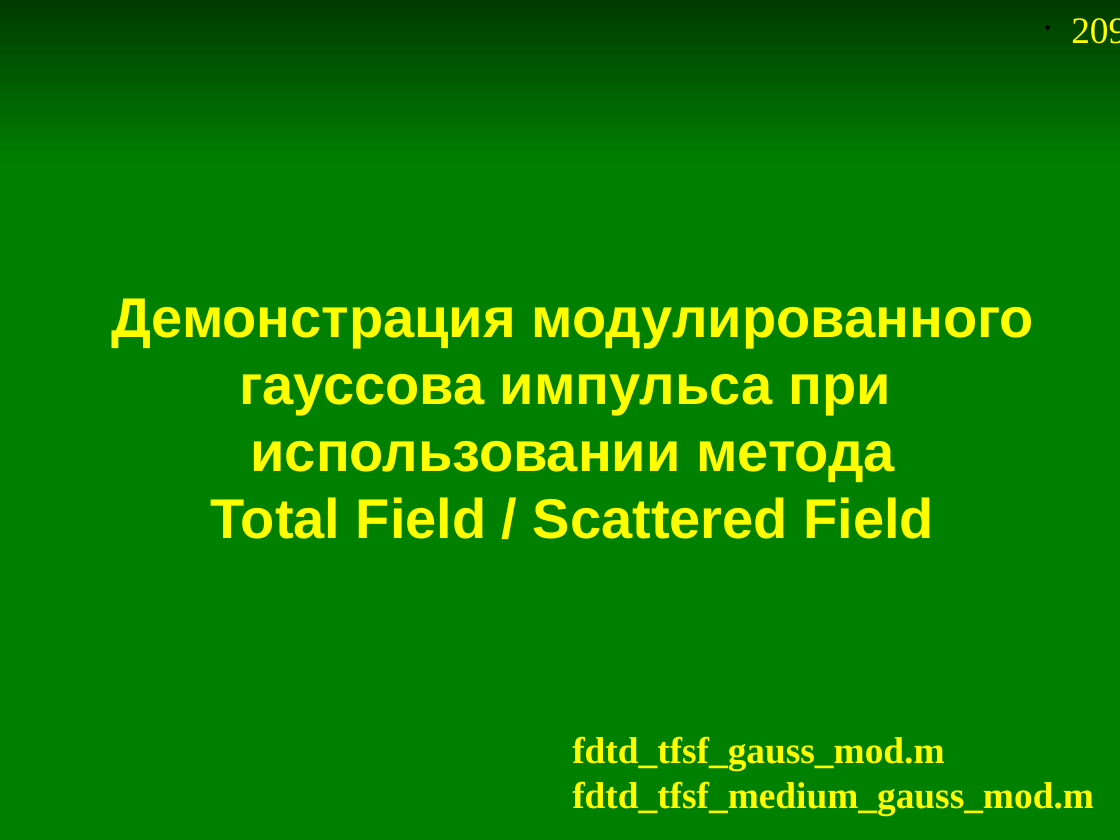
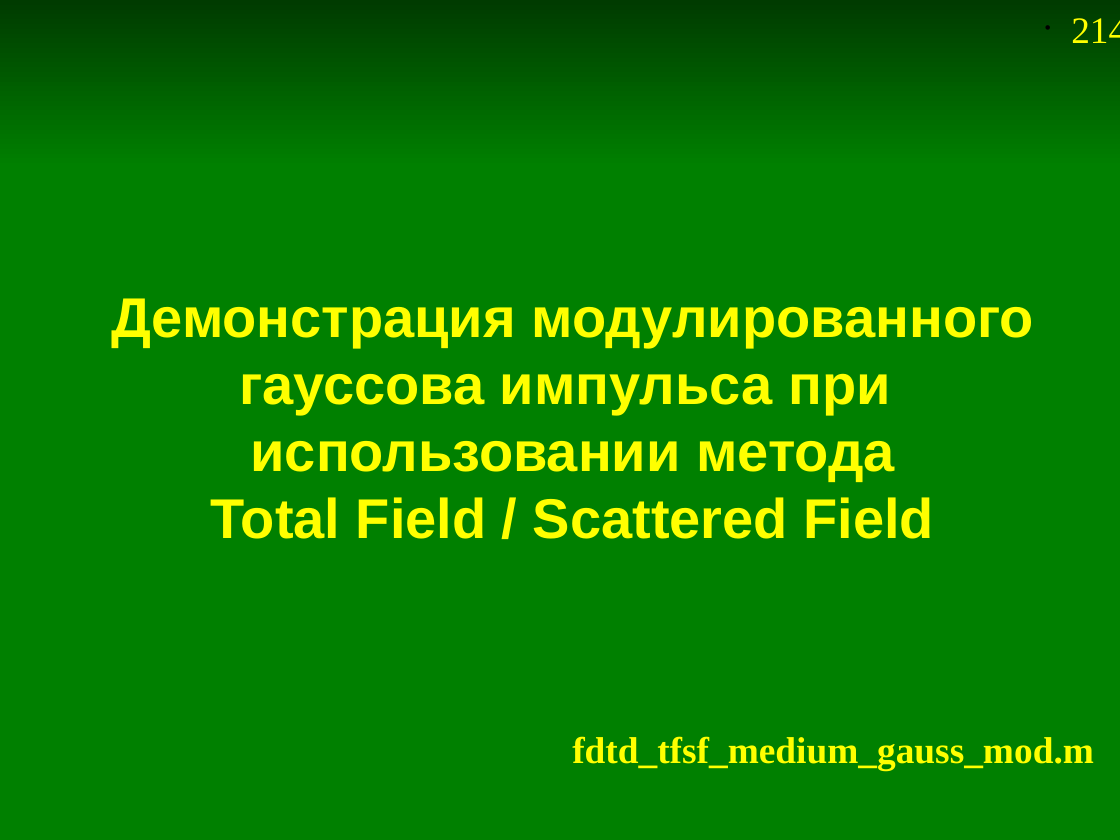
Before and after one commit to andris0147sv/modelling, a slide deck: slide 214 of presentations/2. FDTD.odp (slide 209 before the commit). Drawn at 1120x840 pixels with LibreOffice and Linux fonts; fonts in the diff are those of the drawing. Boxes give left, top, right and bottom in pixels: in the first picture for what was removed or moved away, otherwise in the second. Text is boxed around its words. In the diff, an @@ line names an element or a change of style, - is before the commit and + after.

Commit message:
Дополнения в презентации и примерах FDTD

```diff
--- a/presentations/2. FDTD.odp
+++ b/presentations/2. FDTD.odp
@@ page number at [1071,18,1120,43]: text changed @@
-• 209
+• 214
@@ text at [572,736,944,771]: paragraph removed @@
-fdtd_tfsf_gauss_mod.m
```
Also in this commit, not shown: 10 other slides changed, 8 slides added, 1 slide removed, 8 other files.
